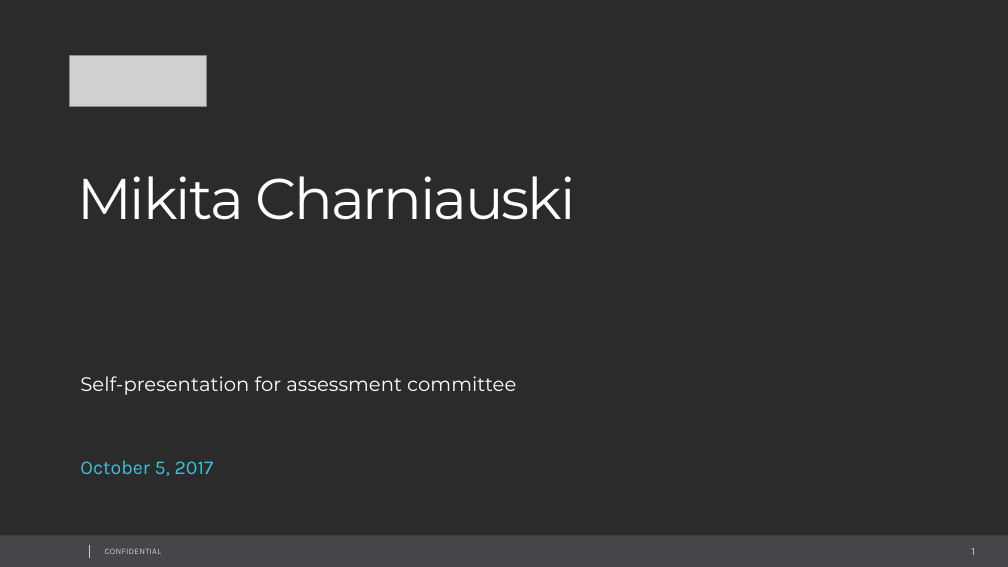
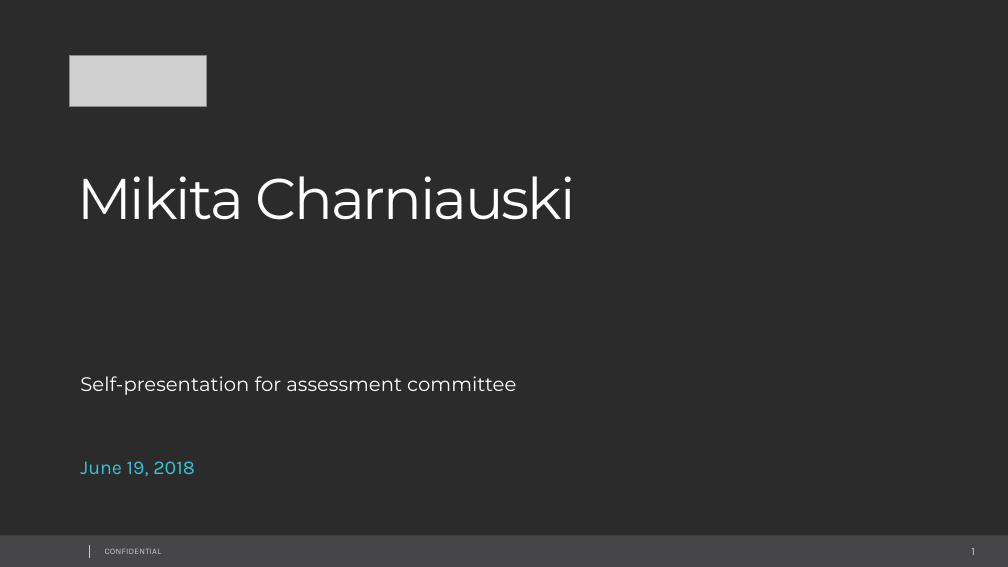
Before and after one commit to NikitaChernyavskii/assessment, a slide deck: slide 1 of Assessment Mikita Charniauski.pptx. Drawn at 1008x567 pixels with LibreOffice and Linux fonts; fonts in the diff are those of the drawing; grey boxes stand for pictures; background and template pictures are left out; a plain dark background stands for a picture behind light text. Boxes give left, top, right and bottom in pixels: in the first picture for what was removed or moved away, otherwise in the second. Text is boxed around its words. In the diff, an @@ line names an element or a change of style, - is before the commit and + after.

Commit message:
added 80% of new slide

```diff
--- a/Assessment Mikita Charniauski.pptx
+++ b/Assessment Mikita Charniauski.pptx
@@ text at [80,461,195,476]: text changed @@
-October 5, 2017
+June 19, 2018
```
Also in this commit, not shown: 2 slides added, 1 slide removed.
